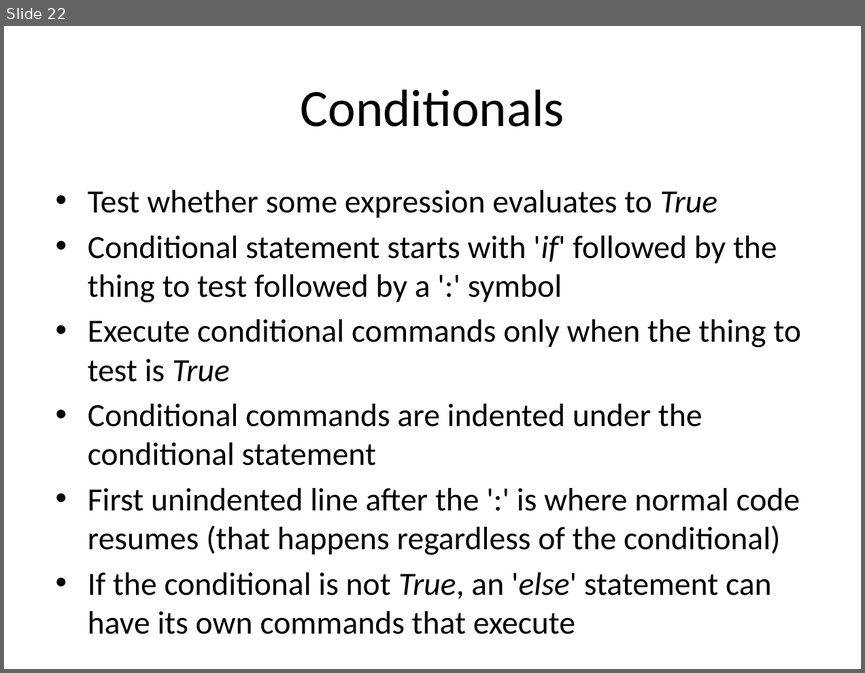
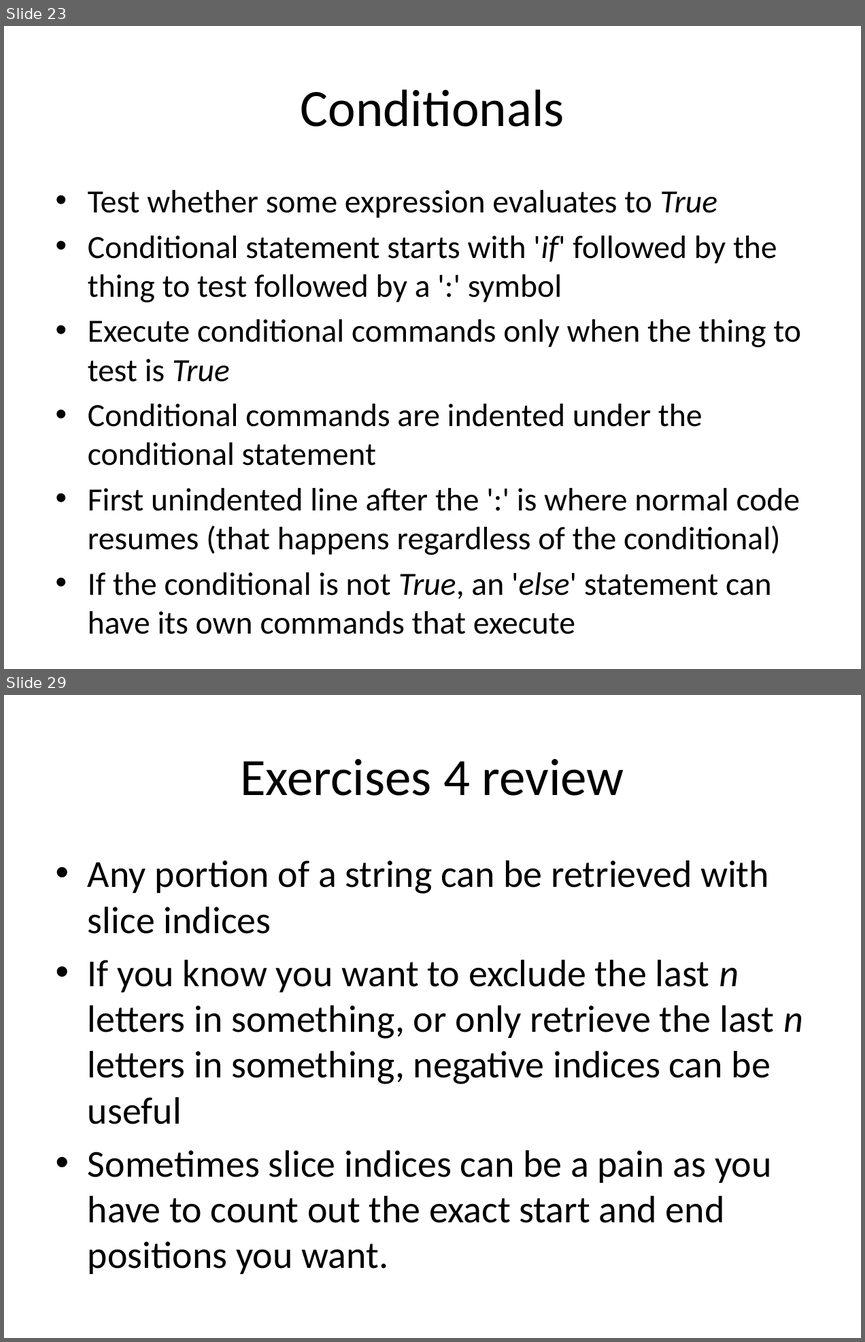
Before and after one commit to GSBS-Bootstrappers/bootstrappers-courses, a slide deck: python1/Python_I/Python I.pptx. Shown one above the other, each under a label of ours: slide 22 before the commit, slides 23 and 29 after it; the slides between them are not shown. The pictures are 865x673 and 865x1342 pixels, drawn with LibreOffice and Linux fonts; fonts in the diff are those of the drawing. Boxes give left, top, right and bottom in pixels: in the first picture for what was removed or moved away, otherwise in the second. Text is boxed around its words. In the diff, an @@ line names an element or a change of style, - is before the commit and + after.

```diff
--- a/python1/Python_I/Python I.pptx
+++ b/python1/Python_I/Python I.pptx
@@ slide 29 added at bbox=[4, 695, 861, 1338], background #FFFFFF @@
@@ title added at bbox=[240, 759, 624, 796], 44 pt, text #000000 @@
+Exercises 4 review
@@ text added at bbox=[88, 860, 803, 1274], 32 pt, text #000000 @@
+• Any portion of a string can be retrieved with slice indices
+• If you know you want to exclude the last n letters in something, or only retrieve the last n letters in something, negative indices can be useful
+• Sometimes slice indices can be a pain as you have to count out the exact start and end positions you want.
@@ what was slide 22 is now slide 23 @@
```
Also in this commit, not shown: 2 slides changed, 16 other slides added, 2 other files.
